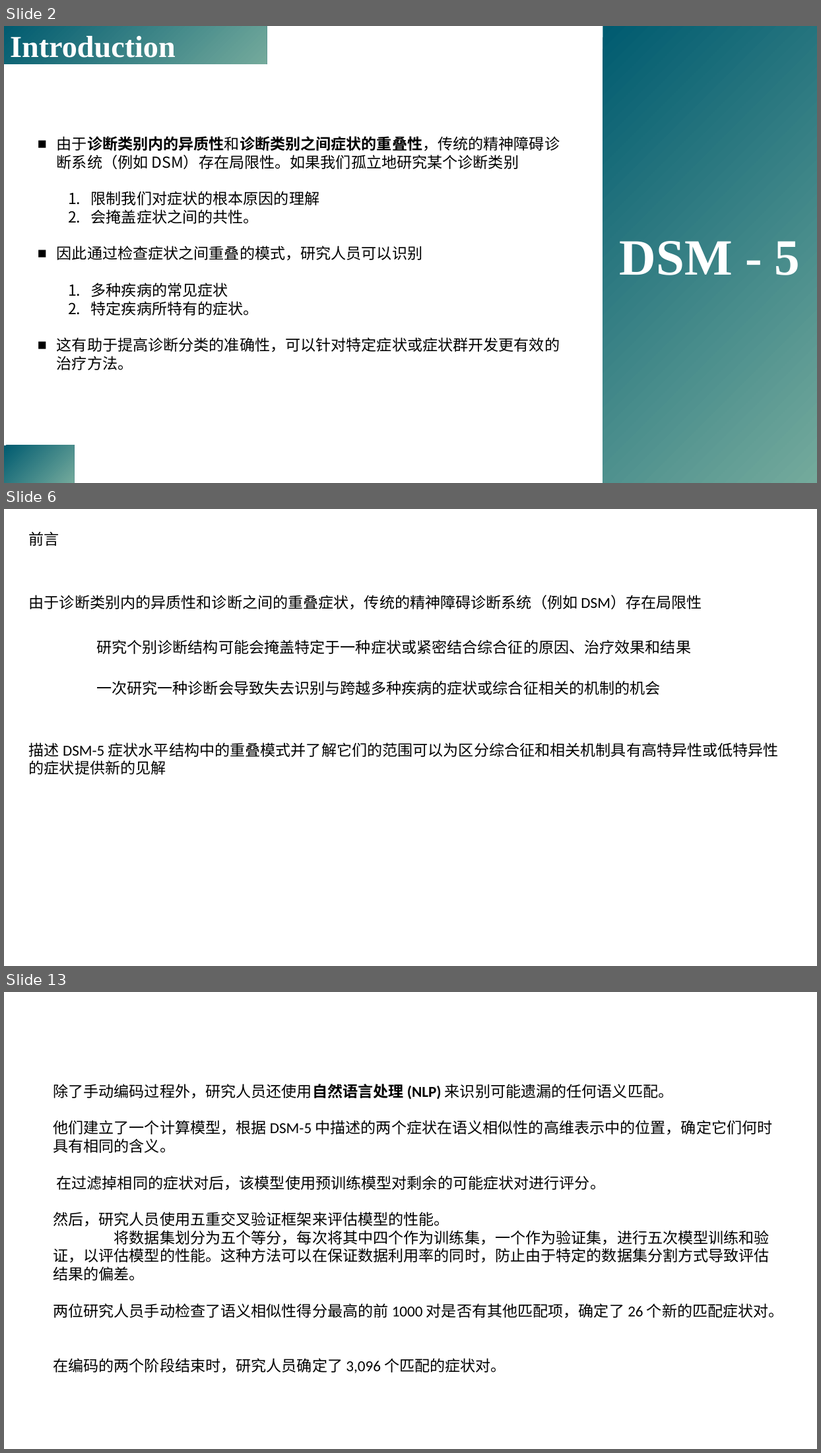
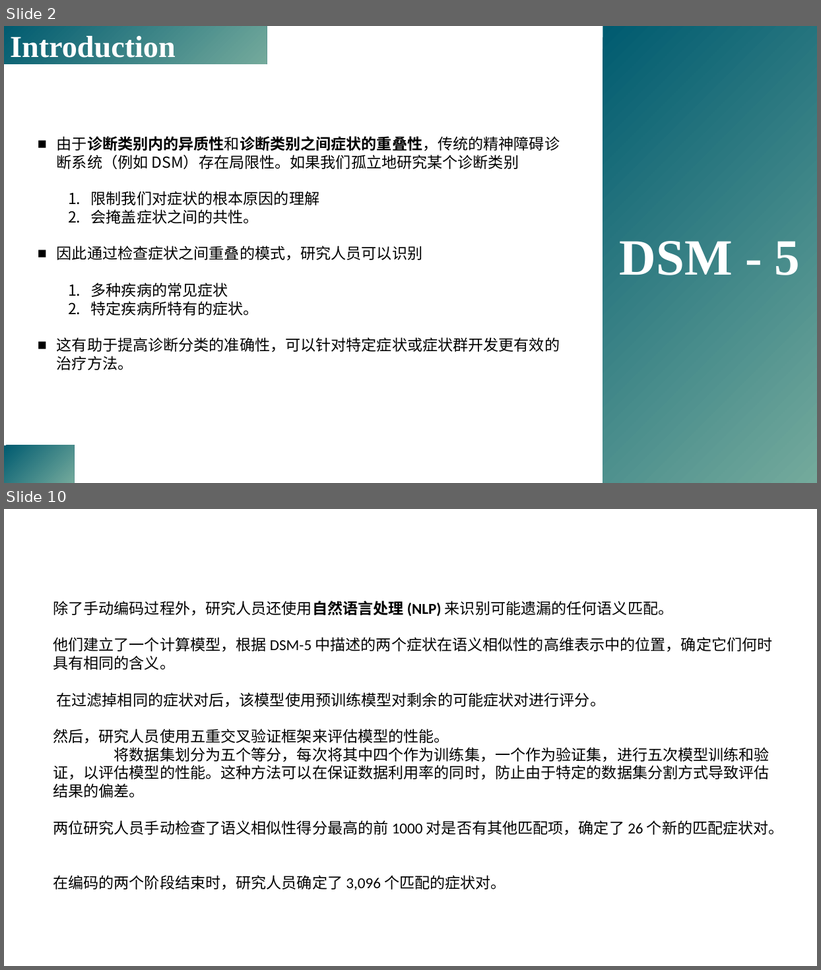
Before and after one commit to yuki-961004/Presentation, a slide deck: 230518_DSM5/Forbes_2023_psyarxiv.pptx. Shown one above the other, each under a label of ours: slides 2, 6 and 13 before the commit, slides 2 and 10 after it; the slides between them are not shown. The pictures are 821x1453 and 821x970 pixels, drawn with LibreOffice and Linux fonts; fonts in the diff are those of the drawing; background and template pictures are left out. Boxes give left, top, right and bottom in pixels: in the first picture for what was removed or moved away, otherwise in the second. Text is boxed around its words. In the diff, an @@ line names an element or a change of style, - is before the commit and + after.

```diff
--- a/230518_DSM5/Forbes_2023_psyarxiv.pptx
+++ b/230518_DSM5/Forbes_2023_psyarxiv.pptx
@@ slide 6 removed at bbox=[4, 509, 817, 966], background picture (left out) @@
@@ text removed at bbox=[29, 531, 59, 546] @@
-前言
@@ text removed at bbox=[29, 595, 702, 610] @@
-由于诊断类别内的异质性和诊断之间的重叠症状，传统的精神障碍诊断系统（例如 DSM）存在局限性
@@ text removed at bbox=[96, 640, 691, 654] @@
-研究个别诊断结构可能会掩盖特定于一种症状或紧密结合综合征的原因、治疗效果和结果
@@ text removed at bbox=[96, 681, 661, 695] @@
-一次研究一种诊断会导致失去识别与跨越多种疾病的症状或综合征相关的机制的机会
@@ text removed at bbox=[29, 743, 779, 775] @@
-描述 DSM-5 症状水平结构中的重叠模式并了解它们的范围可以为区分综合征和相关机制具有高特异性或低特异性的症状提供新的见解
@@ what was slide 13 is now slide 10 @@
```
Also in this commit, not shown: 4 slides changed, 3 slides added, 5 other slides removed, 1 other file.
